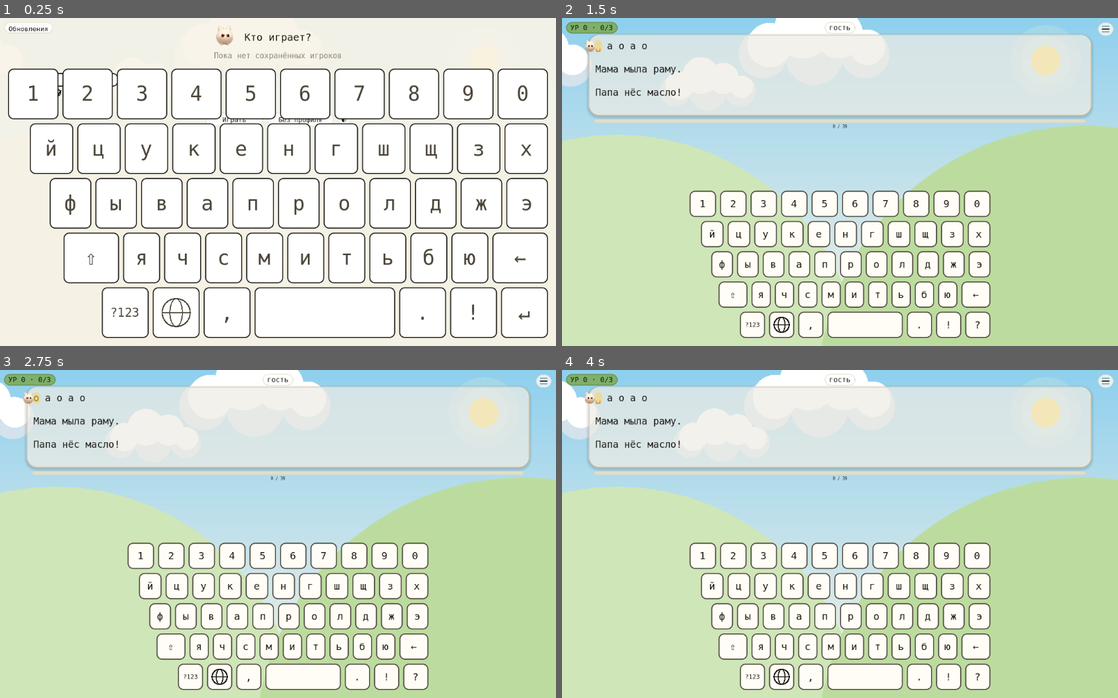
Above: before the commit, frames 1-4 (two rows, left to right).
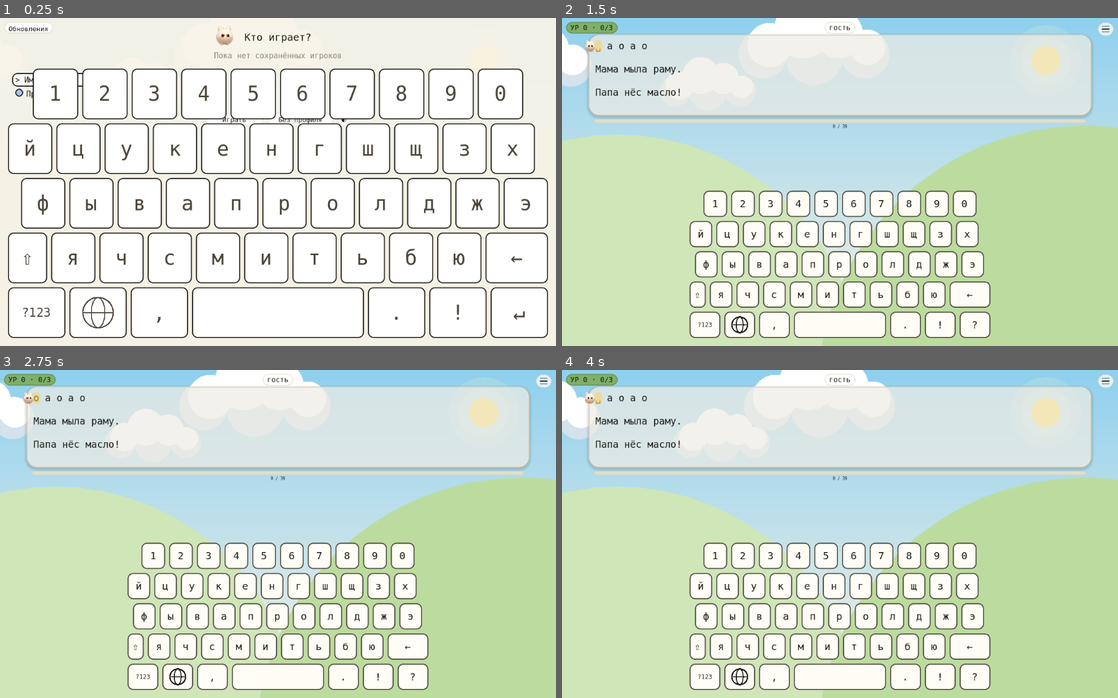
Above: after the commit, the same moments.

Repository: NikitaShubin/ModernBabyType
Game: Godot game, scene res://scenes/main.tscn
Two runs of this game, one before a commit and one after it. Both use one fixed random seed, a clock stepped at 60 frames per second and the inputs below.
Inputs (mouse positions are in pixels of both pictures, inside the frame that each line leads up to):
- Up to frame 1 (0.25 s): no input
- Up to frame 2 (1.5 s): tap Enter at 0.5, 0.6 s; move the mouse to (962, 165) at 0.52 s; hold Right 0.53-1.28 s; click (962, 165) at 0.67 s; tap Space at 0.77, 1.25 s; move the mouse to (728, 198) at 1.27 s; hold Down from 1.28 s (still down); tap Keypad Enter at 1.35 s
- Up to frame 3 (2.75 s): tap Space at 1.52 s; tap Enter at 2 s; move the mouse to (333, 461) at 2.02 s; release Down at 2.03 s; hold Right from 2.03 s (still down); tap Backspace at 2.1 s
- Up to frame 4 (4 s): tap Space at 2.75, 3.02, 3.77 s; move the mouse to (812, 599) at 2.77 s; release Right at 2.78 s; hold Up 2.78-3.53 s; tap N at 2.85 s; click (812, 599) at 2.92 s; tap Enter at 3.5 s; move the mouse to (1006, 583) at 3.52 s; hold Left from 3.53 s (still down); tap L at 3.6 s

The runs differ from the first frame. In frame 1, 23% of the frame differs, in the area x 1-99%, y 15-98%; in frame 2, 12%; in frame 3, 12%; in frame 4, 12%.
Error in both runs: Invalid assignment of property or key 'bg_color' with value of type 'Color' on a base object of type 'Nil'. (res://scripts/menu.gd:1128)

Commit message:
Ступеньки с референса настоящей клавиатуры

Diff:
--- a/game/scripts/kbd.gd
+++ b/game/scripts/kbd.gd
@@ -208,29 +208,153 @@
 
 
 ## Кнопки слоя: [{r: Rect2, s: String}]. При shift буквы заглавные.
+## Раскладка ряда: у буквенных клавиш ОДИНАКОВАЯ ширина на всех рядах
+## (питч слоя), а сдвиги-соты добираются нестандартной шириной краевых
+## клавиш — как на настоящей клавиатуре (решение 10.2026).
+## Питч задают ряды без широких клавиш (min их натуральной ширины);
+## ряды с пробелом считаются по-старому (пробел тянется во всю ширину).
+## Остаток ряда без широких клавиш (цифры) — делится поровну по бокам.
+## Остаток ряда со стиранием/шифтом уходит в края: ведущий край берёт
+## всё сверх минимума 32px (это и есть ступенька), замыкающий — 32px.
+## Минимум держит и узкий телефон: питч ограничен сверху и этим рядом.
+## Раскладка ряда: у буквенных клавиш ОДИНАКОВАЯ ширина на всех рядах,
+## а сдвиги-соты добираются нестандартной шириной краевых клавиш — как на
+## настоящей клавиатуре (ANSI-референс: Tab 1.5u, Caps 1.75u, Shift 2.25u —
+## ступеньки буквенных рядов 0.25u и 0.75u; решение 10.2026).
+## Русские буквенные ряды (11/11/10+края): питч p = min() из трёх условий —
+## й-ряд во всю ширину, стиранию со шифтом хватает минимумов, ф-ряд не
+## вылезает за край. Отступы: й 0, ф треть шифта, я весь шифт (пропорция
+## Caps-Tab : Shift-Tab = 1:3 с референса). Шифт = отступ (как настоящий
+## левый шифт во всю высоту ступени), «стереть» = ровно остаток (≥28px).
+## Остальные ряды и слои — по-старому (заливка/центровка): там нет
+## буквенных краёв, которым надо держать ступеньку.
 static func buttons(area: Rect2, layer: String, lang: String, shift: bool, enter := false) -> Array:
 	var rows: Array = all_rows(layer, lang, enter)
 	var out: Array = []
 	var gap := 8.0
 	var rh := (area.size.y - gap * float(rows.size() - 1)) / float(rows.size())
-	# Соты, как на настоящей клавиатуре: каждый ряд сдвинут на полклавиши
-	# относительно верхнего. Ширина при этом делится и на сдвиг тоже,
-	# чтобы ряд кончался ровно у правого края (решение 10.2026).
+	var ru_letters := lang == "ru" and layer != "sym"
+	var pitch := -1.0
+	for row in rows:
+		var n1 := 0
+		var wide := false
+		for label in row:
+			if _span(String(label)) != 1.0:
+				wide = true
+			else:
+				n1 += 1
+		if n1 <= 0:
+			continue
+		var u := (area.size.x - gap * float(row.size() - 1)) / float(n1)
+		if wide:
+			# Ряд со стиранием/шифтом: буквы плюс достойные края.
+			u = (area.size.x - gap * float(row.size() - 1) - 64.0) / float(n1)
+		if pitch < 0.0:
+			pitch = u
+		else:
+			pitch = minf(pitch, u)
+	if pitch < 1.0:
+		pitch = 24.0
+	# Русские буквенные ряды: общий питч и ступеньки с референса.
+	var ru_p := 0.0
+	var ru_a := 0.0
+	var ru_b := 0.0
+	if ru_letters and rows.size() >= 4:
+		var w := area.size.x
+		ru_p = minf((w - 10.0 * gap) / 11.0, (w - 11.0 * gap - 60.0) / 10.0)
+		ru_p = minf(ru_p, (2.0 * w - 19.0 * gap + 28.0) / 23.0)
+		ru_p = maxf(ru_p, 16.0)
+		ru_b = w - 10.0 * ru_p - 11.0 * gap - 28.0
+		ru_b = maxf(ru_b, 28.0)
+		ru_a = ru_b / 3.0
 	for ri in rows.size():
 		var row: Array = rows[ri]
-		var total_units := 0.0
+		var x := area.position.x
+		var y := area.position.y + float(ri) * (rh + gap)
+		# Русские буквенные ряды (цифры, й, ф, я): питч и ступеньки.
+		if ru_letters and (ri == 1 or ri == 2 or ri == 3):
+			var inset := 0.0
+			if ri == 2:
+				inset = ru_a
+			elif ri == 3:
+				inset = ru_b
+			x += inset
+			if ri == 3:
+				# Шифт — во всю ступеньку (как настоящий левый шифт).
+				var sh := "⇧"
+				out.append({"r": Rect2(area.position.x, y, ru_b, rh), "s": sh})
+				x += gap
+			for label in row:
+				var s := String(label)
+				if s == "⇧" or s == "←":
+					continue
+				if shift and s.length() == 1 and s != "←" and s != "⇧":
+					s = s.to_upper()
+				out.append({"r": Rect2(x, y, ru_p, rh), "s": s})
+				x += ru_p + gap
+			if ri == 3:
+				# Стереть — ровно остаток до правого края (≥28px).
+				out.append({"r": Rect2(x, y, area.position.x + area.size.x - x, rh), "s": "←"})
+			continue
+		# Крайние широкие без пробела (⇧/←): впитывают остаток.
+		var lead := -1
+		var trail := -1
+		var has_fill := false
+		for bi in row.size():
+			var sp := _span(String(row[bi]))
+			if sp != 1.0 and String(row[bi]) != "пробел":
+				if lead < 0:
+					lead = bi
+				trail = bi
+			if String(row[bi]) == "пробел":
+				has_fill = true
+		if has_fill or lead < 0:
+			# Пробел тянется (старый счёт) или ряд чисто из одиночных:
+			# остаток (если есть) — поровну по бокам.
+			var total_units := 0.0
+			for label in row:
+				total_units += _span(String(label))
+			if has_fill:
+				var unit := (area.size.x - gap * float(row.size() - 1)) / total_units
+				for label in row:
+					var w0 := unit * _span(String(label))
+					var s0 := String(label)
+					if shift and s0.length() == 1 and s0 != "←" and s0 != "⇧":
+						s0 = s0.to_upper()
+					out.append({"r": Rect2(x, y, w0, rh), "s": s0})
+					x += w0 + gap
+			else:
+				var n1b := row.size()
+				var left := (area.size.x - (float(n1b) * pitch + gap * float(n1b - 1))) * 0.5
+				x += left
+				for label in row:
+					var s1 := String(label)
+					if shift and s1.length() == 1 and s1 != "←" and s1 != "⇧":
+						s1 = s1.to_upper()
+					out.append({"r": Rect2(x, y, pitch, rh), "s": s1})
+					x += pitch + gap
+			continue
+		# Ряд со стиранием/шифтом: одиночные — питчем, края — остатком.
+		var singles := 0
 		for label in row:
-			total_units += _span(String(label))
-		var unit := (area.size.x - gap * float(row.size() - 1)) / (total_units + float(ri) * 0.5)
-		var x := area.position.x + float(ri) * unit * 0.5
-		var y := area.position.y + float(ri) * (rh + gap)
-		for label in row:
-			var w := unit * _span(String(label))
-			var s := String(label)
+			if _span(String(label)) == 1.0:
+				singles += 1
+		var rest := area.size.x - (float(singles) * pitch + gap * float(row.size() - 1))
+		var widths := []
+		for bi in row.size():
+			var lab := String(row[bi])
+			if _span(lab) == 1.0:
+				widths.append(pitch)
+			elif bi == lead:
+				widths.append(maxf(rest - 32.0, 32.0))
+			else:
+				widths.append(32.0)
+		for bi in row.size():
+			var s := String(row[bi])
 			if shift and s.length() == 1 and s != "←" and s != "⇧":
 				s = s.to_upper()
-			out.append({"r": Rect2(x, y, w, rh), "s": s})
-			x += w + gap
+			out.append({"r": Rect2(x, y, float(widths[bi]), rh), "s": s})
+			x += float(widths[bi]) + gap
 	return out
 
 
--- a/game/tests/combo_test.gd
+++ b/game/tests/combo_test.gd
@@ -894,23 +894,50 @@
 			_main._eff_h() >= _main.view_h * 0.45,
 			"%s: only %.0f px of text left on %s" % [tag, _main._eff_h(), str(wh)]
 		)
-		# Соты, как на настоящей клавиатуре: каждый ряд начинается
-		# правее верхнего примерно на полклавиши.
+		# Соты с референса настоящей клавиатуры: у буквенных клавиш
+		# одинаковая ширина на всех рядах, а ступеньки (ф правее й,
+		# я правее ф примерно втрое сильнее — пропорция Caps-Tab :
+		# Shift-Tab) добираются шириной краевых клавиш.
+		var letter_w := -1.0
 		var row_x := {}
+		var shift_x := -1.0
 		for b in Kbd.buttons(r, _main.kb_layer, _main.kb_lang, _main.kb_shift):
 			var kr: Rect2 = b["r"]
-			var key := int(kr.get_center().y)
-			if not row_x.has(key):
-				row_x[key] = kr.position.x
-			else:
-				row_x[key] = minf(float(row_x[key]), kr.position.x)
+			var lab := String(b["s"])
+			var is_letter := lab.length() == 1 and ((lab >= "а" and lab <= "я") or (lab >= "А" and lab <= "Я"))
+			if is_letter:
+				if letter_w < 0.0:
+					letter_w = kr.size.x
+				else:
+					_check(
+						absf(kr.size.x - letter_w) <= 1.0,
+						"%s: the key «%s» is %.0fpx, expected %.0f like the rest on %s"
+							% [tag, lab, kr.size.x, letter_w, str(wh)]
+					)
+				var key := int(kr.get_center().y)
+				if not row_x.has(key):
+					row_x[key] = kr.position.x
+				else:
+					row_x[key] = minf(float(row_x[key]), kr.position.x)
+			elif lab == "⇧":
+				shift_x = kr.position.x
+		# Шифт — от левого края (он и есть ступенька нижнего ряда).
+		_check(
+			absf(shift_x - r.position.x) <= 1.0,
+			"%s: shift starts at %.0f, expected the keyboard edge on %s" % [tag, shift_x, str(wh)]
+		)
 		var ys := row_x.keys()
 		ys.sort()
-		for i in range(1, ys.size()):
+		# Буквенные ряды — второй, третий и четвёртый сверху.
+		if ys.size() >= 4:
+			var x0 := float(row_x[ys[1]])
+			var x1 := float(row_x[ys[2]])
+			var x2 := float(row_x[ys[3]])
+			_check(x1 > x0, "%s: the second letter row is not stepped right (%.0f vs %.0f) on %s" % [tag, x1, x0, str(wh)])
+			_check(x2 > x1, "%s: the third letter row is not stepped right (%.0f vs %.0f) on %s" % [tag, x2, x1, str(wh)])
 			_check(
-				float(row_x[ys[i]]) > float(row_x[ys[i - 1]]),
-				"%s: row %d starts at %.0f, not right of row %d (%.0f) on %s"
-					% [tag, i, float(row_x[ys[i]]), i - 1, float(row_x[ys[i - 1]]), str(wh)]
+				absf((x2 - x1) - 3.0 * (x1 - x0)) <= 6.0,
+				"%s: steps %.0f/%.0f, expected 1:3 like the reference" % [tag, x1 - x0, x2 - x1]
 			)
 		# Клавиши: квадратные (палец), внутри своей области, все на месте.
 		var btns := _kbd_buttons()
